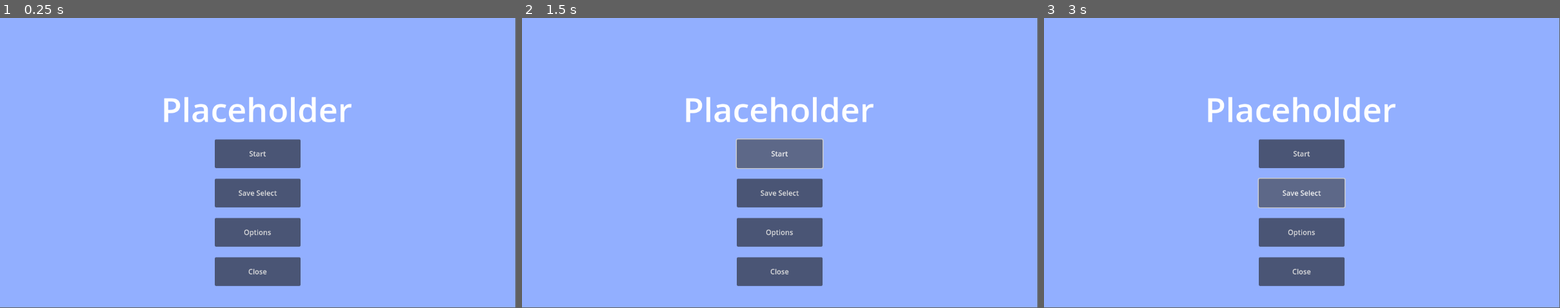
Above: before the commit, frames 1-3 (left to right).
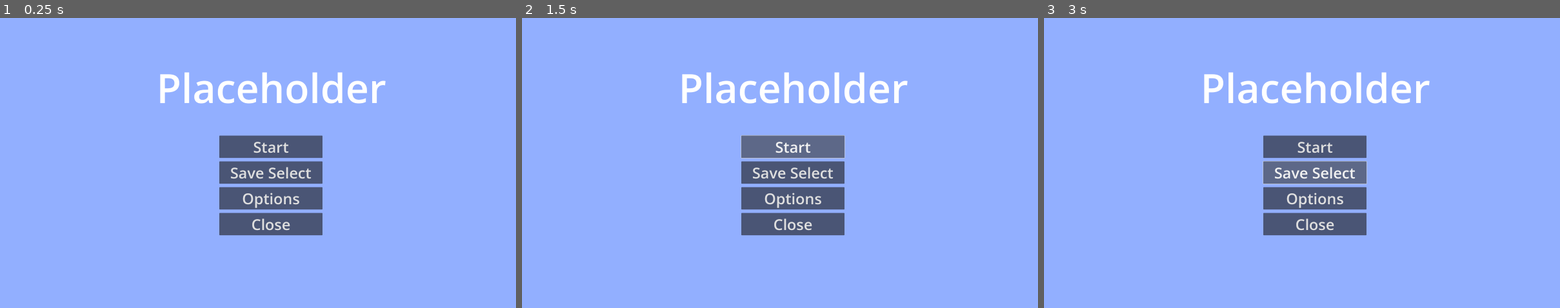
Above: after the commit, the same moments.

Repository: Teslakore1/Platformer
Game: Godot game, scene res://Scenes/1 Title Menus/Title Menu/TitleScreen.tscn
Two runs of this game, one before a commit and one after it. Both use one fixed random seed, a clock stepped at 60 frames per second and the inputs below. The project has no main scene, so this scene is started directly.
Inputs:
- Up to frame 1 (0.25 s): no input
- Up to frame 2 (1.5 s): click "Start" at 0.5 s; click "Start" at 1.25 s
- Up to frame 3 (3 s): click "Start" at 2 s; click "Save Select" at 2.75 s
In our replay, the window is 799x449 before the commit and 800x450 after it. These sizes can differ from the game's own. Grey fills any space a smaller window leaves; there, only what the larger window draws over its background counts as a difference.

The runs differ from the first frame. In frame 1, 9.0% of the frame differs, in the area x 31-75%, y 18-93%; in frame 2, 9.0%; in frame 3, 9.1%.

Commit message:
Res Fix

Diff:
--- a/Scenes/1 Title Menus/Options Menu/Options_Menu.tscn
+++ b/Scenes/1 Title Menus/Options Menu/Options_Menu.tscn
@@ -15,54 +15,88 @@
 
 [node name="Background" type="ColorRect" parent="."]
 layout_mode = 0
-offset_right = 1152.0
-offset_bottom = 648.0
+offset_right = 2560.0
+offset_bottom = 1440.0
 color = Color(0.247059, 0.247059, 0.247059, 1)
 
-[node name="Button" type="Button" parent="."]
-layout_mode = 0
-offset_left = 512.0
-offset_top = 544.0
-offset_right = 640.0
-offset_bottom = 576.0
-text = "Main Menu"
+[node name="TabContainer" type="TabContainer" parent="."]
+layout_mode = 1
+anchors_preset = 15
+anchor_right = 1.0
+anchor_bottom = 1.0
+grow_horizontal = 2
+grow_vertical = 2
+theme_override_font_sizes/font_size = 50
+tab_alignment = 1
 
-[node name="Window Mode" type="Label" parent="."]
+[node name="Graphics" type="TabBar" parent="TabContainer"]
 layout_mode = 2
-offset_left = 80.0
-offset_top = 88.0
-offset_right = 295.0
-offset_bottom = 130.0
-theme_override_font_sizes/font_size = 30
+theme_override_font_sizes/font_size = 1
+tab_alignment = 1
+
+[node name="Window Mode" type="Label" parent="TabContainer/Graphics"]
+layout_mode = 2
+offset_left = 56.0
+offset_top = 121.0
+offset_right = 595.0
+offset_bottom = 224.0
+theme_override_font_sizes/font_size = 75
 text = "Window Mode:"
 horizontal_alignment = 1
 vertical_alignment = 1
 
-[node name="WM-OptionButton" type="OptionButton" parent="."]
+[node name="WM-OptionButton" type="OptionButton" parent="TabContainer/Graphics"]
 layout_mode = 2
-offset_left = 320.0
-offset_top = 96.0
-offset_right = 512.0
-offset_bottom = 128.0
+offset_left = 640.0
+offset_top = 153.0
+offset_right = 960.0
+offset_bottom = 224.0
 script = ExtResource("2_0xms5")
 
-[node name="Resolution" type="Label" parent="."]
+[node name="Resolution" type="Label" parent="TabContainer/Graphics"]
 layout_mode = 2
-offset_left = 80.0
-offset_top = 152.0
-offset_right = 295.0
-offset_bottom = 194.0
-theme_override_font_sizes/font_size = 30
+offset_left = 56.0
+offset_top = 257.0
+offset_right = 464.0
+offset_bottom = 360.0
+theme_override_font_sizes/font_size = 75
 text = "Resolution:"
 horizontal_alignment = 1
 vertical_alignment = 1
 
-[node name="Res-OptionButton" type="OptionButton" parent="."]
+[node name="Res-OptionButton" type="OptionButton" parent="TabContainer/Graphics"]
 layout_mode = 2
-offset_left = 320.0
-offset_top = 160.0
-offset_right = 512.0
-offset_bottom = 192.0
+offset_left = 640.0
+offset_top = 289.0
+offset_right = 960.0
+offset_bottom = 353.0
 script = ExtResource("2_s4oqc")
 
+[node name="Audio" type="TabBar" parent="TabContainer"]
+visible = false
+layout_mode = 2
+theme_override_font_sizes/font_size = 1
+tab_alignment = 1
+
+[node name="Gameplay" type="TabBar" parent="TabContainer"]
+visible = false
+layout_mode = 2
+theme_override_font_sizes/font_size = 1
+tab_alignment = 1
+
+[node name="Accesibility" type="TabBar" parent="TabContainer"]
+visible = false
+layout_mode = 2
+theme_override_font_sizes/font_size = 1
+tab_alignment = 1
+
+[node name="Button" type="Button" parent="."]
+layout_mode = 0
+offset_left = 1072.0
+offset_top = 1280.0
+offset_right = 1489.0
+offset_bottom = 1391.0
+theme_override_font_sizes/font_size = 75
+text = "Main Menu"
+
 [connection signal="pressed" from="Button" to="." method="_on_button_pressed"]
--- a/Scenes/1 Title Menus/Title Menu/TitleScreen.tscn
+++ b/Scenes/1 Title Menus/Title Menu/TitleScreen.tscn
@@ -15,49 +15,53 @@
 
 [node name="Background" type="ColorRect" parent="."]
 layout_mode = 0
-offset_right = 1152.0
-offset_bottom = 648.0
+offset_right = 2560.0
+offset_bottom = 1440.0
 color = Color(0.572549, 0.686275, 1, 1)
 
 [node name="Game Title" type="Label" parent="."]
 layout_mode = 0
-offset_left = 360.0
-offset_top = 152.0
-offset_right = 788.0
-offset_bottom = 255.0
-theme_override_font_sizes/font_size = 75
+offset_left = 776.0
+offset_top = 208.0
+offset_right = 1916.0
+offset_bottom = 481.0
+theme_override_font_sizes/font_size = 200
 text = "Placeholder"
 
 [node name="Start Button" type="Button" parent="."]
 layout_mode = 0
-offset_left = 480.0
-offset_top = 272.0
-offset_right = 672.0
-offset_bottom = 336.0
+offset_left = 1088.0
+offset_top = 584.0
+offset_right = 1600.0
+offset_bottom = 695.0
+theme_override_font_sizes/font_size = 75
 text = "Start"
 
 [node name="Save Select Button" type="Button" parent="."]
 layout_mode = 0
-offset_left = 480.0
-offset_top = 360.0
-offset_right = 672.0
-offset_bottom = 424.0
+offset_left = 1088.0
+offset_top = 712.0
+offset_right = 1600.0
+offset_bottom = 823.0
+theme_override_font_sizes/font_size = 75
 text = "Save Select"
 
 [node name="Options Button" type="Button" parent="."]
 layout_mode = 0
-offset_left = 480.0
-offset_top = 448.0
-offset_right = 672.0
-offset_bottom = 512.0
+offset_left = 1088.0
+offset_top = 840.0
+offset_right = 1600.0
+offset_bottom = 951.0
+theme_override_font_sizes/font_size = 75
 text = "Options"
 
 [node name="Close Button" type="Button" parent="."]
 layout_mode = 0
-offset_left = 480.0
-offset_top = 536.0
-offset_right = 672.0
-offset_bottom = 600.0
+offset_left = 1088.0
+offset_top = 968.0
+offset_right = 1600.0
+offset_bottom = 1079.0
+theme_override_font_sizes/font_size = 75
 text = "Close"
 
 [node name="OptionsMenu" parent="." instance=ExtResource("2_weie3")]
--- a/project.godot
+++ b/project.godot
@@ -13,3 +13,9 @@
 config/name="Platformer"
 config/features=PackedStringArray("4.2", "Forward Plus")
 config/icon="res://Assets/Art/icon.svg"
+
+[display]
+
+window/size/viewport_width=2560
+window/size/viewport_height=1440
+window/stretch/mode="viewport"
